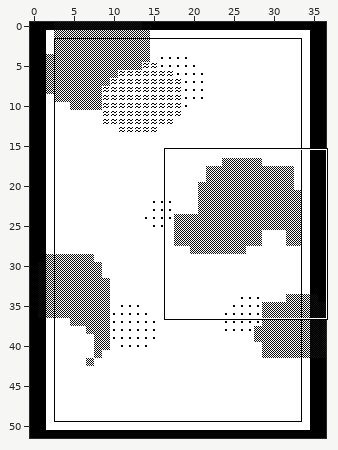
An edit to a level. Tiled map (JSON), assets/tilemaps/menuTilemap.json. The picture above shows the old version from afar; the outline marks the close-up.
Close-up. Old version:
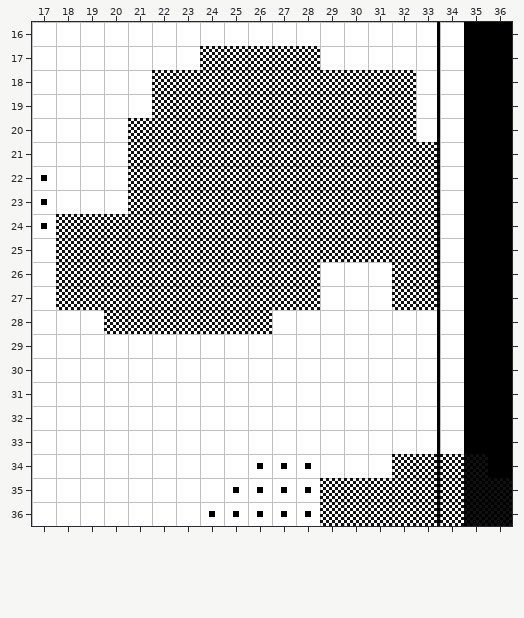
Cells are 8x8 px. Shown: x 17..36, y 16..36. The commit also changed other parts of the map, which this record leaves out.
Now the later version:
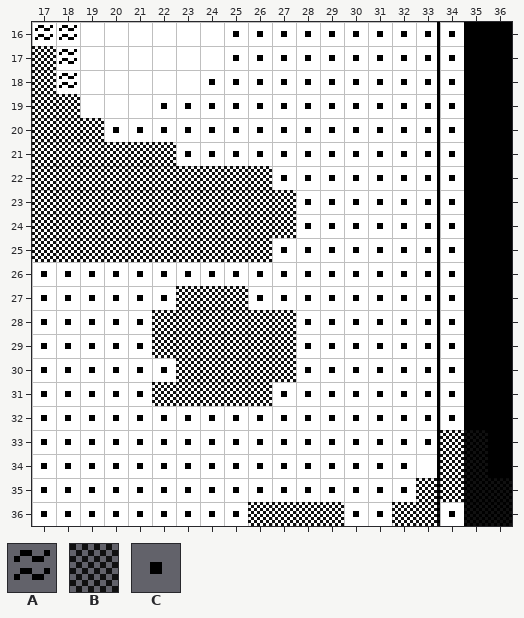
Key: from "clues_tilesheet": A 3, B 4, C 12.
_ is an empty cell.
The edit:
Layer "TutorialCheckers":
Tile B now appears in rows 17 to 18 at x 17; in row 19 at x 17 to 18; in row 20 at x 17 to 19; in rows 21 to 23 at x 17 to 20; in rows 24 to 25 at x 17; in row 28 at x 27.
Tile B now appears in row 29 at x 22 to 27; in row 30 at x 23 to 27; in row 31 at x 22 to 26; in row 33 at x 34; in row 36 at x 26 to 28.
Tile B is removed in row 17 at x 24 to 28; in rows 18 to 19 at x 22 to 32; in row 20 at x 21 to 32; in row 21 at x 23 to 33; in row 22 at x 27 to 33; in rows 23 to 24 at x 28 to 33.
Tile B is removed in row 25 at x 27 to 33; in row 26 at x 18 to 28 and 32 to 33; in row 27 at x 18 to 22, 26 to 28 and 32 to 33; in row 28 at x 20 to 21; in row 34 at x 32 to 33; in row 35 at x 29 to 32.
Tile B is removed in row 36 at x 30 to 31 and 34.
Layer "TutorialWaves":
Tile A now appears in row 16 at x 17 to 18; in rows 17 to 18 at x 18.
Layer "TutorialDots":
Tile C now appears in rows 16 to 17 at x 25 to 34; in row 18 at x 24 to 34; in row 19 at x 22 to 34; in row 20 at x 20 to 34; in row 21 at x 23 to 34; in row 22 at x 27 to 34.
Tile C now appears in rows 23 to 24 at x 28 to 34; in row 25 at x 27 to 34; in row 26 at x 17 to 34; in row 27 at x 17 to 22 and 26 to 34; in rows 28 to 29 at x 17 to 21 and 28 to 34; in row 30 at x 17 to 22 and 28 to 34.
Tile C now appears in row 31 at x 17 to 21 and 27 to 34; in row 32 at x 17 to 34; in row 33 at x 17 to 33; in row 34 at x 17 to 25 and 29 to 32; in row 35 at x 17 to 24 and 29 to 32; in row 36 at x 17 to 23, 30 to 31 and 34.
Tile C is removed in rows 22 to 24 at x 17; in row 36 at x 26 to 28.
